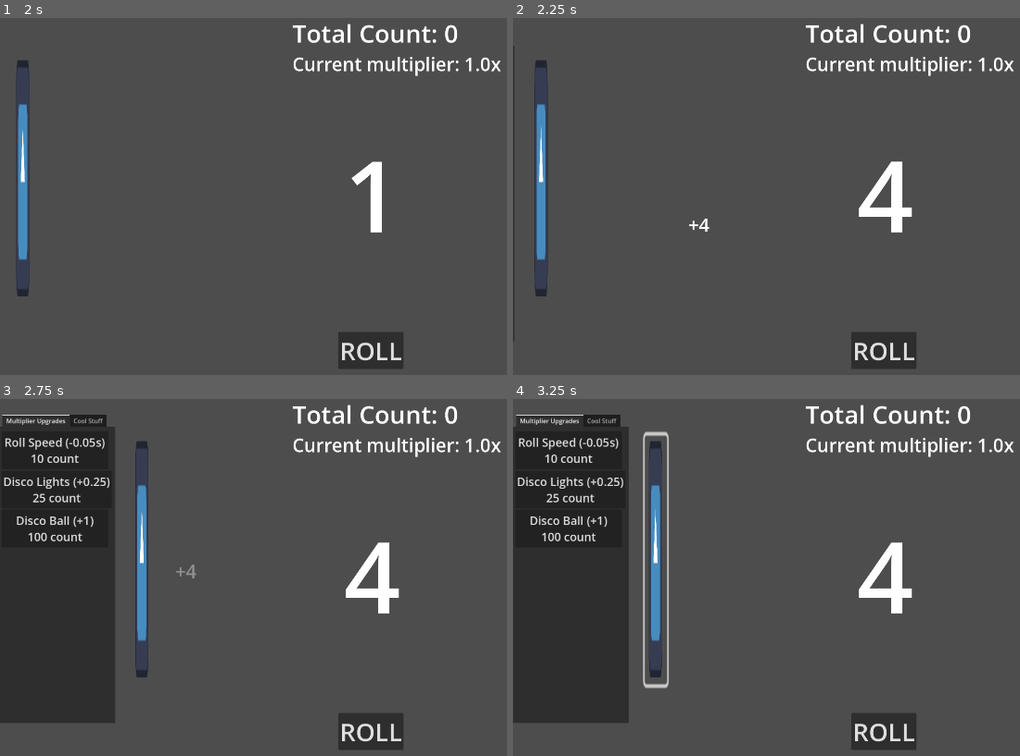
Above: before the commit, frames 1-4 (two rows, left to right).
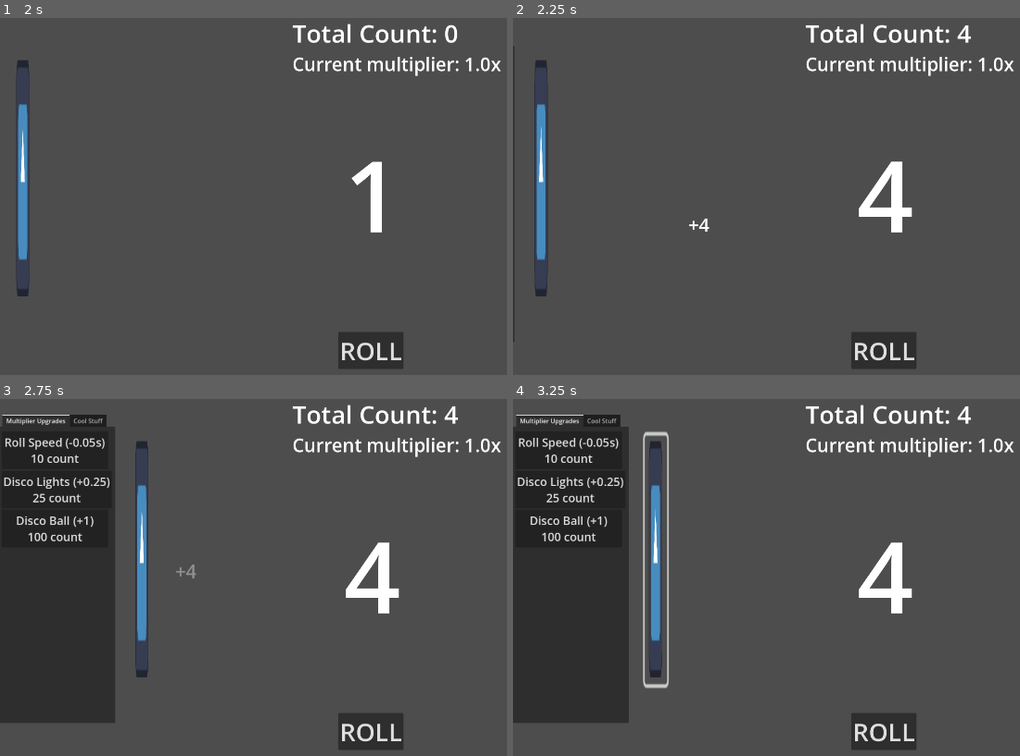
Above: after the commit, the same moments.

Repository: HelloIsReal/Number-Addict
Game: Godot game, scene res://scenes/main.tscn
Same seed, same stepped clock (60 frames per second), same inputs: the game is played once before the commit and once after it. The engine's default icon, where the game draws it, is replaced by a stand-in: a white triangle on a blue panel in a dark square.
Inputs (mouse positions are in pixels of both pictures, inside the frame that each line leads up to):
- Up to frame 1 (2 s): click "ROLL" at 0.5 s; click (20, 178) at 1.25 s
- Up to frame 2 (2.25 s): tap Enter at 2 s; move the mouse to (outside the picture) at 2.02 s; hold Right from 2.03 s (still down); tap Alt at 2.1 s; click (outside the picture) at 2.17 s
- Up to frame 3 (2.75 s): keep holding Right
- Up to frame 4 (3.25 s): move the mouse to (736, 613) at 2.77 s; release Right at 2.78 s; hold Down from 2.78 s (still down); tap Shift at 2.85 s

Frame 1 is identical in both runs. In frame 2, less than 0.1% of the frame differs, in the area x 87-91%, y 1-7%; in frame 3, less than 0.1%; in frame 4, less than 0.1%.

Commit message:
fixed high object count increasing
Ok I kinda messed up queue_free() on the number gain labels. So they would just accumulate and would only free themselves after like a few minutes 😭. They free as soon as they dissapear visually and the object count issue is now fixed.

Diff:
--- a/number_gain.gd
+++ b/number_gain.gd
@@ -8,7 +8,8 @@
 func countGained(num):
 	$".".text = "+%d" % num
 	position = Vector2(randi_range(150,1600),randi_range(150,900))
-	for i in range(12750):
+	for i in range(100):
 		await get_tree().create_timer(0.01).timeout
 		$".".modulate.a -= 0.02
 		position.y -= 3
+	queue_free()
--- a/scenes/disco_ball.gd
+++ b/scenes/disco_ball.gd
@@ -16,6 +16,9 @@
 
 	$ball.rotation+=1*delta
 
+	if($ball.rotation>=360):
+		$ball.rotation=0
+	print(hue)
 
 func freeObject():
 	queue_free()
--- a/scenes/main.gd
+++ b/scenes/main.gd
@@ -1,14 +1,13 @@
 extends Node2D
 
-func _ready():
-	updateStats()
+#func _ready():
+	#updateStats()
 	#Global.countAdded.connect(updateStats)
-#func _physics_process(delta):
-
+func _physics_process(delta):
+	$totalMult.text = "Current multiplier: %sx" % Global.currentMult
+	$totalCount.text = "Total Count: %d" % Global.totalCount
 
 func _on_roll_button_pressed():
 	Global.emit_signal("rollNumbers")
 
-func updateStats():
-	$totalMult.text = "Current multiplier: %sx" % Global.currentMult
-	$totalCount.text = "Total Count: %d" % Global.totalCount
+#func updateStats():
--- a/scenes/numberRoller.gd
+++ b/scenes/numberRoller.gd
@@ -18,6 +18,7 @@
 		rolling=true
 		for i in range(100-(Global.rollSpeedReductions*5)):
 			await get_tree().create_timer(0.01).timeout
+
 			#if(displayNumber==9):
 				#displayNumber=0
 			#else:
